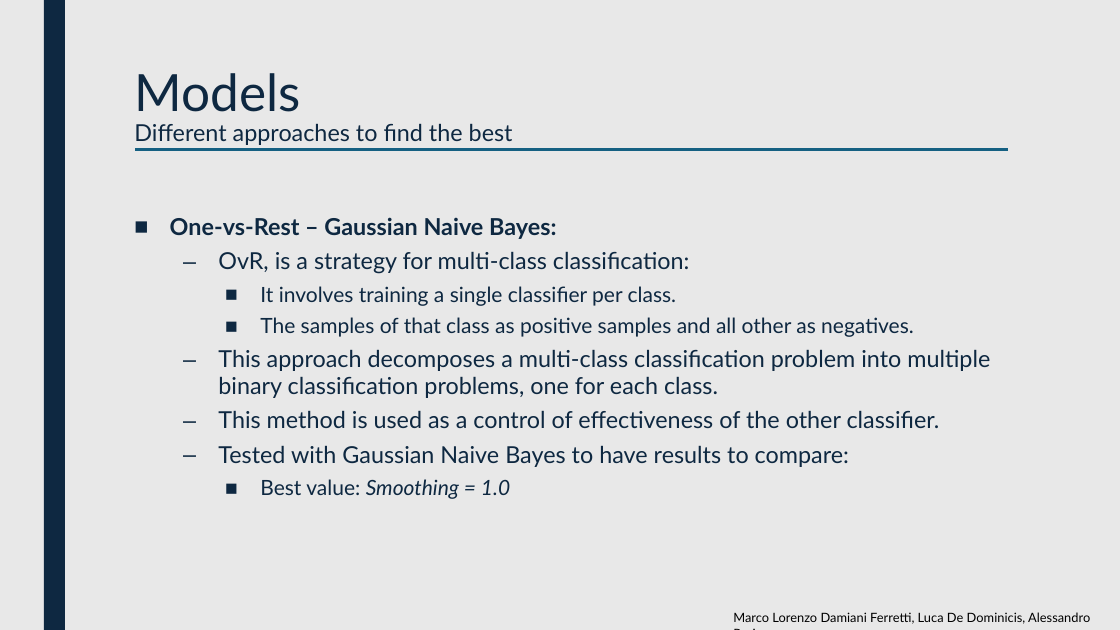
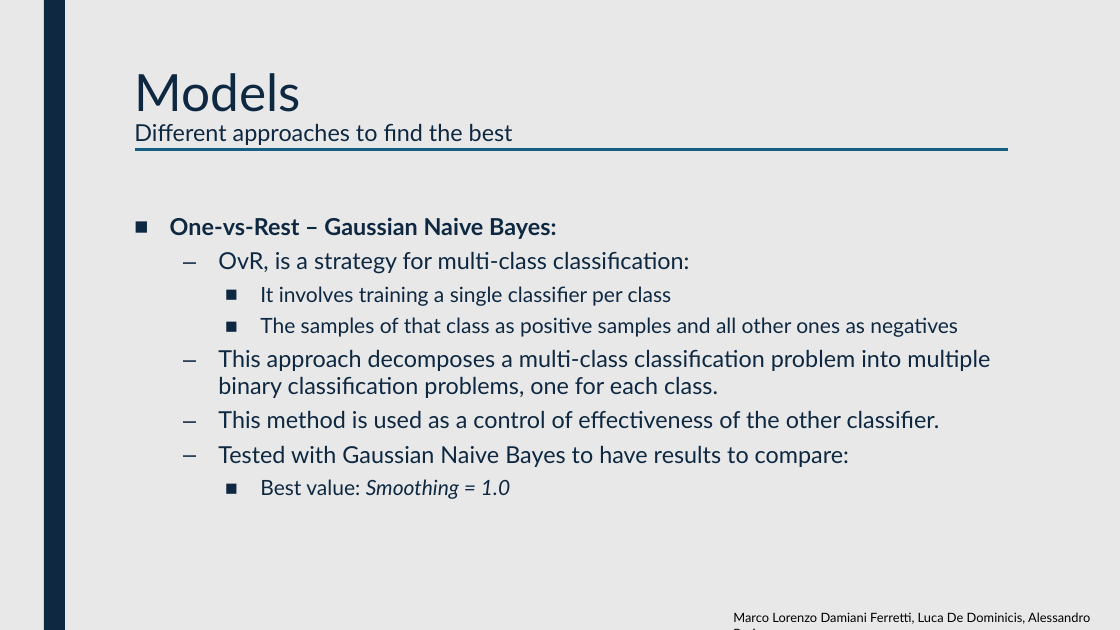
Before and after one commit to luca-de-dominicis/Big_Data_Analytics, a slide deck: slide 9 of BDA-Presentation.pptx. Drawn at 1120x630 pixels with LibreOffice and Linux fonts; fonts in the diff are those of the drawing. Boxes give left, top, right and bottom in pixels: in the first picture for what was removed or moved away, otherwise in the second. Text is boxed around its words. In the diff, an @@ line names an element or a change of style, - is before the commit and + after.

```diff
--- a/BDA-Presentation.pptx
+++ b/BDA-Presentation.pptx
@@ text at box(260, 286, 958, 337): text changed @@
-    ■ It involves training a single classifier per class.
-    ■ The samples of that class as positive samples and all other as negatives.
+    ■ It involves training a single classifier per class
+    ■ The samples of that class as positive samples and all other ones as negatives
```
Also in this commit, not shown: 10 other slides changed.
